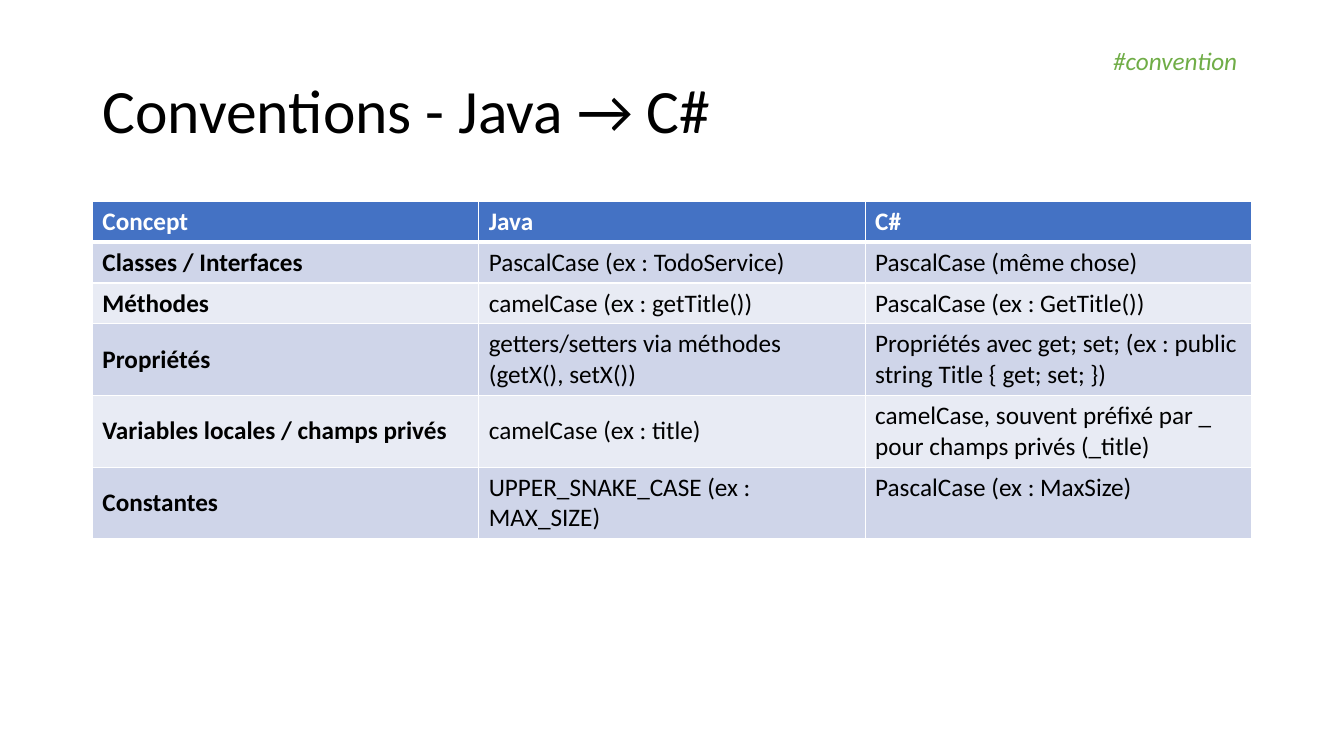
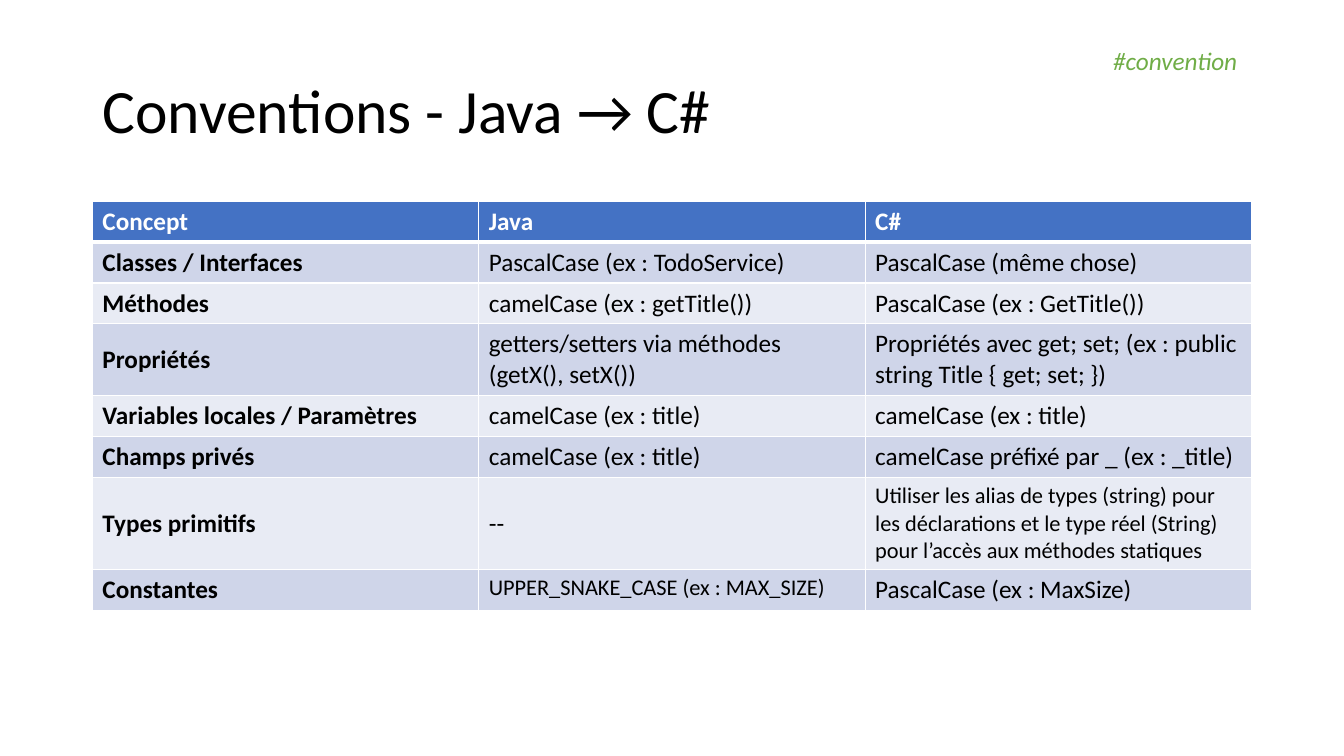
Before and after one commit to martin-chone/elegant-objects, a slide deck: slide 2 of Elegant_Objects.pptx. Drawn at 1344x756 pixels with LibreOffice and Linux fonts; fonts in the diff are those of the drawing. Boxes give left, top, right and bottom in pixels: in the first picture for what was removed or moved away, otherwise in the second. Text is boxed around its words. In the diff, an @@ line names an element or a change of style, - is before the commit and + after.

Commit message:
Change primitive type declarations with alyas types

```diff
--- a/Elegant_Objects.pptx
+++ b/Elegant_Objects.pptx
@@ table at [93,202,1251,608] @@
-row 5: Variables locales / champs privés | camelCase (ex : title) | camelCase, souvent préfixé par _ pour champs privés (_title)
+row 5: Variables locales / Paramètres | camelCase (ex : title) | camelCase (ex : title)
+row 6: Champs privés | camelCase (ex : title) | camelCase préfixé par _ (ex : _title)
+row 7: Types primitifs | -- | Utiliser les alias de types (string) pour les déclarations et le type réel (String) pour l’accès aux méthodes statiques
```
Also in this commit, not shown: 4 other files.
